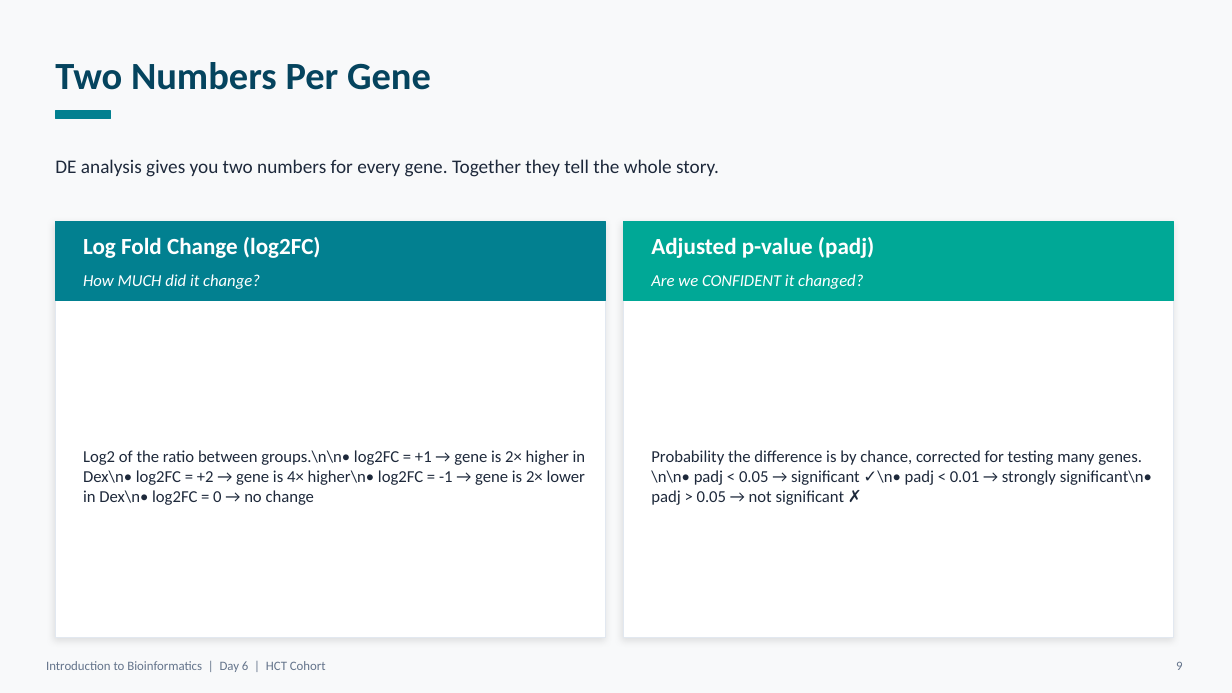
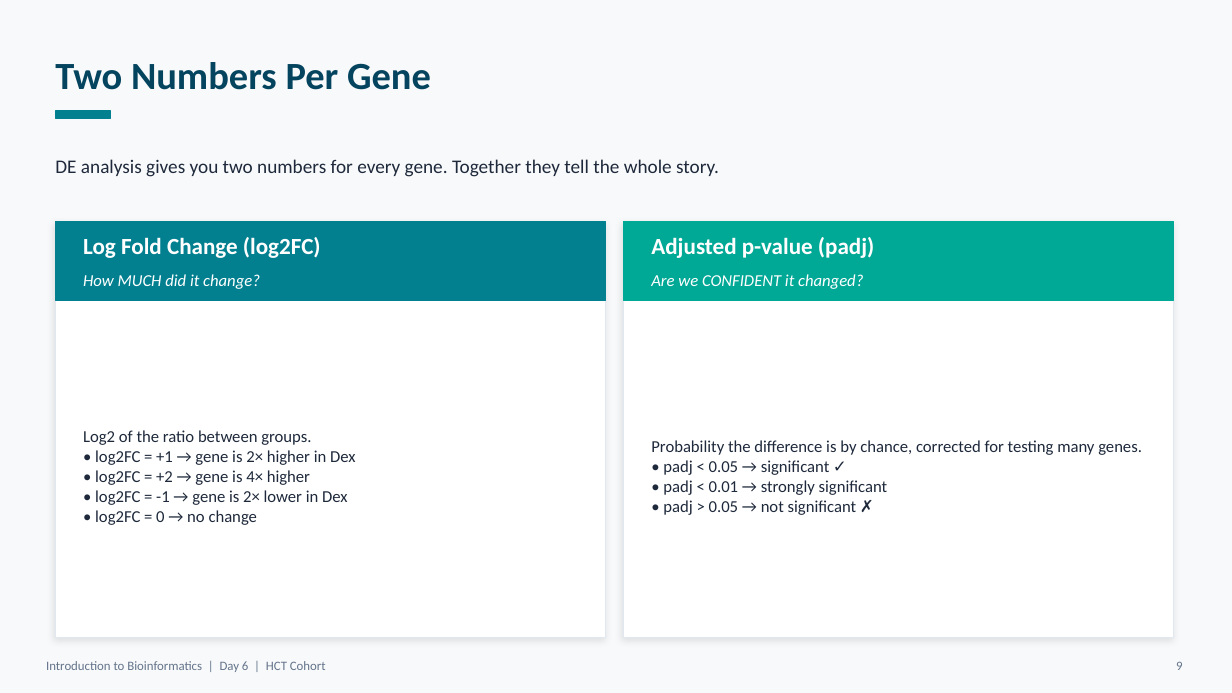
Before and after one commit to NorahSAlghamdi/bioinformatics-HCT-Training, a slide deck: slide 10 of Day6_Slides_Differential_Expression_v2.pptx (slide 9 before the commit). Drawn at 1232x693 pixels with LibreOffice and Linux fonts; fonts in the diff are those of the drawing. Boxes give left, top, right and bottom in pixels: in the first picture for what was removed or moved away, otherwise in the second. Text is boxed around its words. In the diff, an @@ line names an element or a change of style, - is before the commit and + after.

```diff
--- a/Day6_Slides_Differential_Expression_v2.pptx
+++ b/Day6_Slides_Differential_Expression_v2.pptx
@@ text at <box>83,430,356,525</box>: text changed @@
-Log2 of the ratio between groups.\n\n• log2FC = +1 → gene is 2× higher in Dex\n• log2FC = +2 → gene is 4× higher\n• log2FC = -1 → gene is 2× lower in Dex\n• log2FC = 0 → no change
+Log2 of the ratio between groups.
+• log2FC = +1 → gene is 2× higher in Dex
+• log2FC = +2 → gene is 4× higher
+• log2FC = -1 → gene is 2× lower in Dex
+• log2FC = 0 → no change
@@ text at <box>651,440,1142,515</box>: text changed @@
-Probability the difference is by chance, corrected for testing many genes.\n\n• padj < 0.05 → significant ✓\n• padj < 0.01 → strongly significant\n• padj > 0.05 → not significant ✗
+Probability the difference is by chance, corrected for testing many genes.
+• padj < 0.05 → significant ✓
+• padj < 0.01 → strongly significant
+• padj > 0.05 → not significant ✗
```
Also in this commit, not shown: 7 other slides changed, 7 slides added, 6 slides removed.
